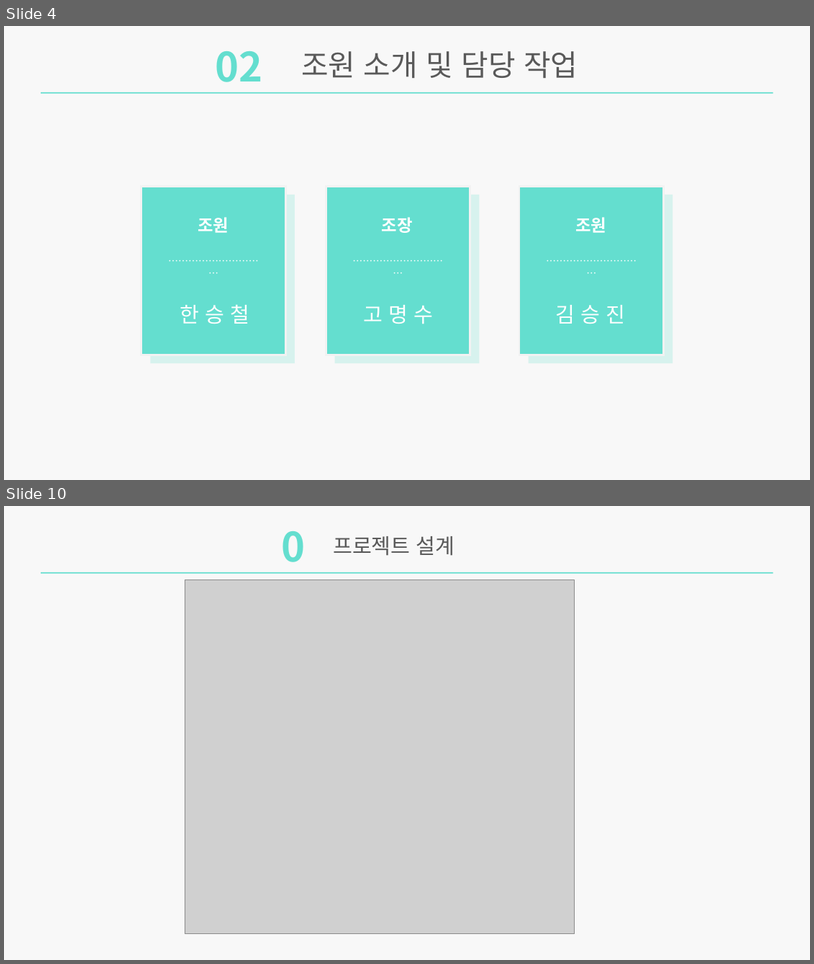
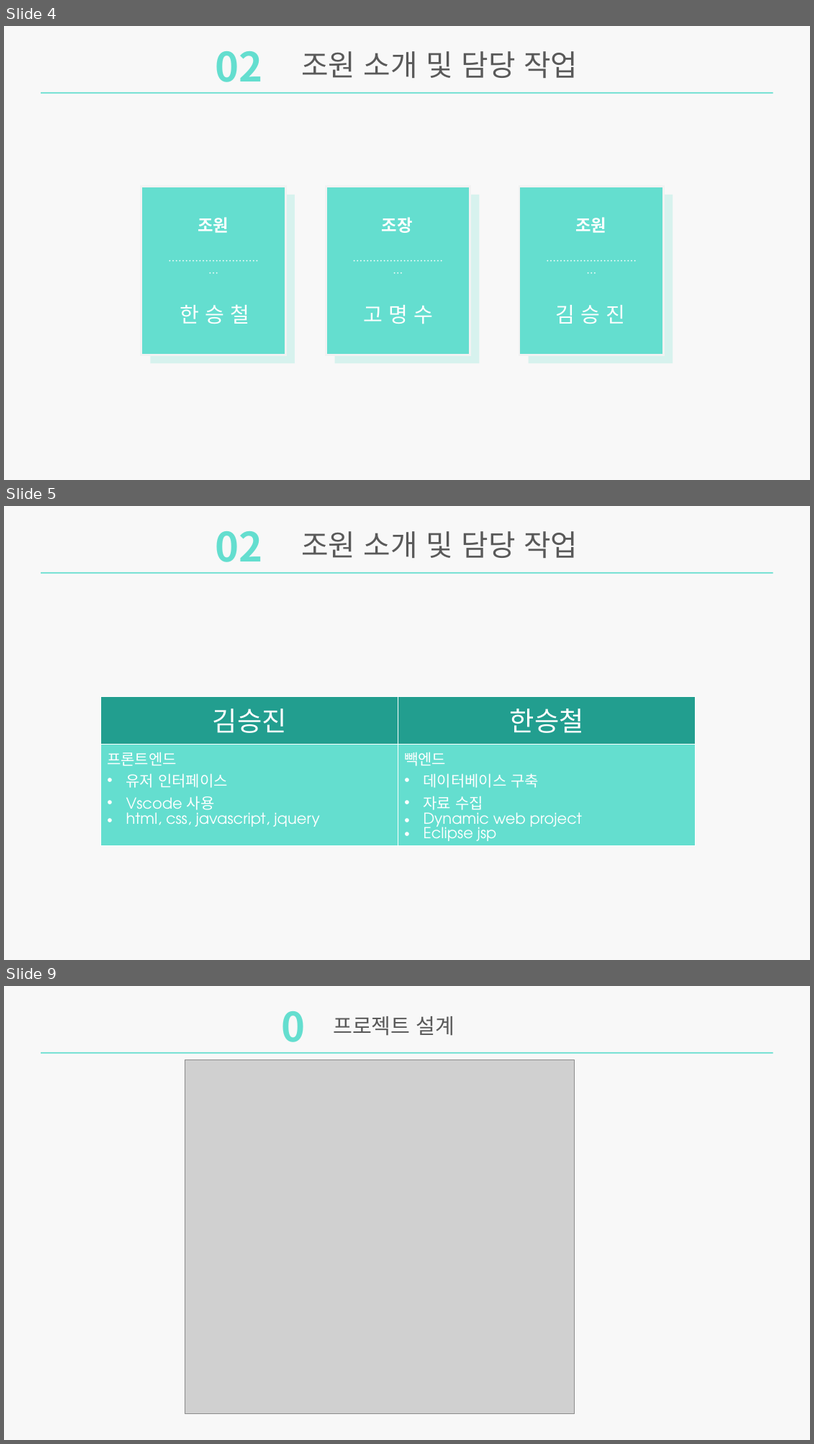
Before and after one commit to ProjectKM1/JavaProject, a slide deck: 발표자료/발표자료.pptx. Shown one above the other, each under a label of ours: slides 4 and 10 before the commit, slides 4, 5 and 9 after it; the slides between them are not shown. The pictures are 814x964 and 814x1444 pixels, drawn with LibreOffice and Linux fonts; fonts in the diff are those of the drawing; grey boxes stand for pictures. Boxes give left, top, right and bottom in pixels: in the first picture for what was removed or moved away, otherwise in the second. Text is boxed around its words. In the diff, an @@ line names an element or a change of style, - is before the commit and + after.

```diff
--- a/발표자료/발표자료.pptx
+++ b/발표자료/발표자료.pptx
@@ slide 5 added at [4, 506, 810, 960], background #F2F2F2 at 50% opacity @@
@@ text added at [216, 531, 263, 562], 48 pt, text #64DECF, bold @@
+02
@@ text added at [301, 531, 578, 558], 35 pt, text #595959 @@
+조원 소개 및 담당 작업
@@ rectangle added at [41, 572, 774, 573], fill #64DECF @@
@@ table added at [101, 697, 697, 845], 2 rows, 2 columns @@
+김승진 | 한승철
+프론트엔드 / 유저 인터페이스 / Vscode 사용 / html, css, javascript, jquery | 빽엔드 / 데이터베이스 구축 / 자료 수집 / Dynamic web project / Eclipse jsp
@@ what was slide 10 is now slide 9 @@
```
Also in this commit, not shown: 6 slides changed, 1 other slide added, 2 slides removed, 1 other file.
